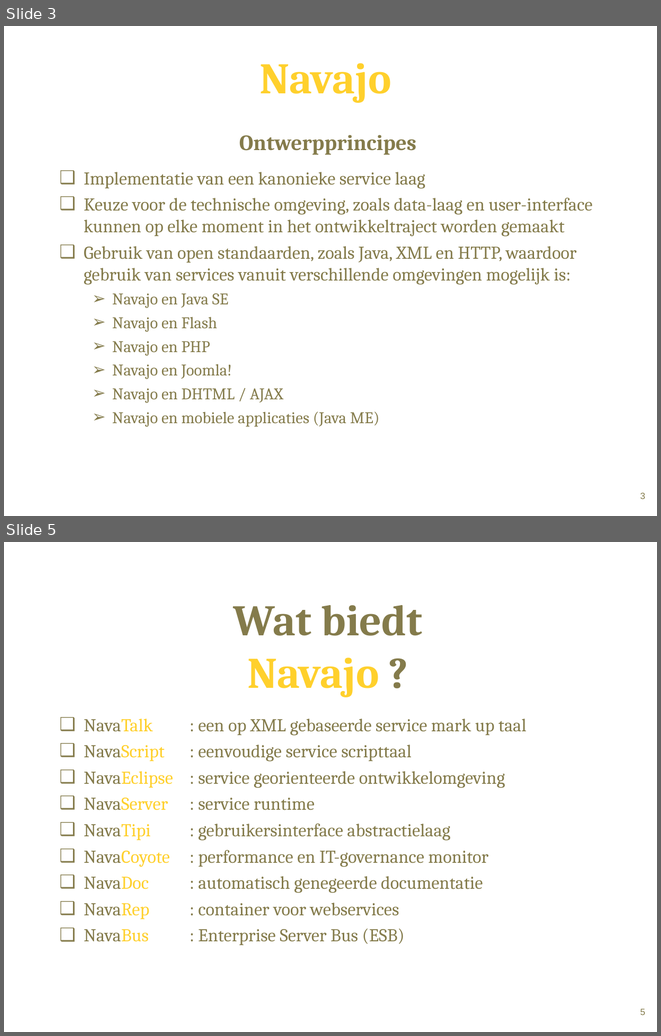
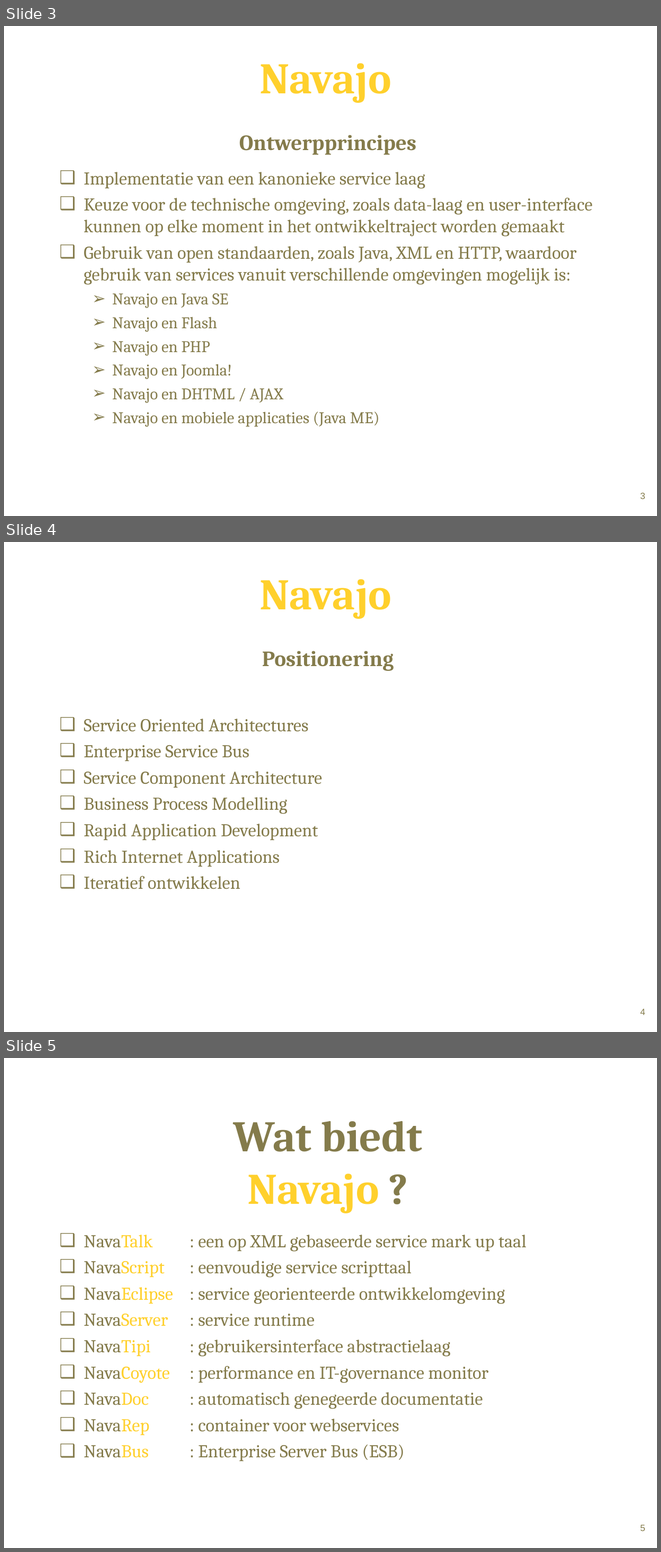
Before and after one commit to Dexels/navajo, a slide deck: doc/navajo_presentation.ppt. Shown one above the other, each under a label of ours: slides 3 and 5 before the commit, slides 3, 4 and 5 after it; the slides between them are not shown. The pictures are 661x1036 and 661x1552 pixels, drawn with LibreOffice and Linux fonts; fonts in the diff are those of the drawing; background and template pictures are left out. Boxes give left, top, right and bottom in pixels: in the first picture for what was removed or moved away, otherwise in the second. Text is boxed around its words. In the diff, an @@ line names an element or a change of style, - is before the commit and + after.

```diff
--- a/doc/navajo_presentation.ppt
+++ b/doc/navajo_presentation.ppt
@@ slide 4 added at <box>4,542,657,1032</box>, background #FFFFFF; not listed: 1 template element that a slide beside it also shows @@
@@ text added at <box>259,579,394,671</box>, 24 pt, text #847B4B, bold @@
+Navajo
+Positionering
@@ text added at <box>84,718,323,889</box>, 20 pt, text #847B4B @@
+❑ Service Oriented Architectures
+❑ Enterprise Service Bus
+❑ Service Component Architecture
+❑ Business Process Modelling
+❑ Rapid Application Development
+❑ Rich Internet Applications
+❑ Iteratief ontwikkelen
```
Also in this commit, not shown: 1 slide removed.
